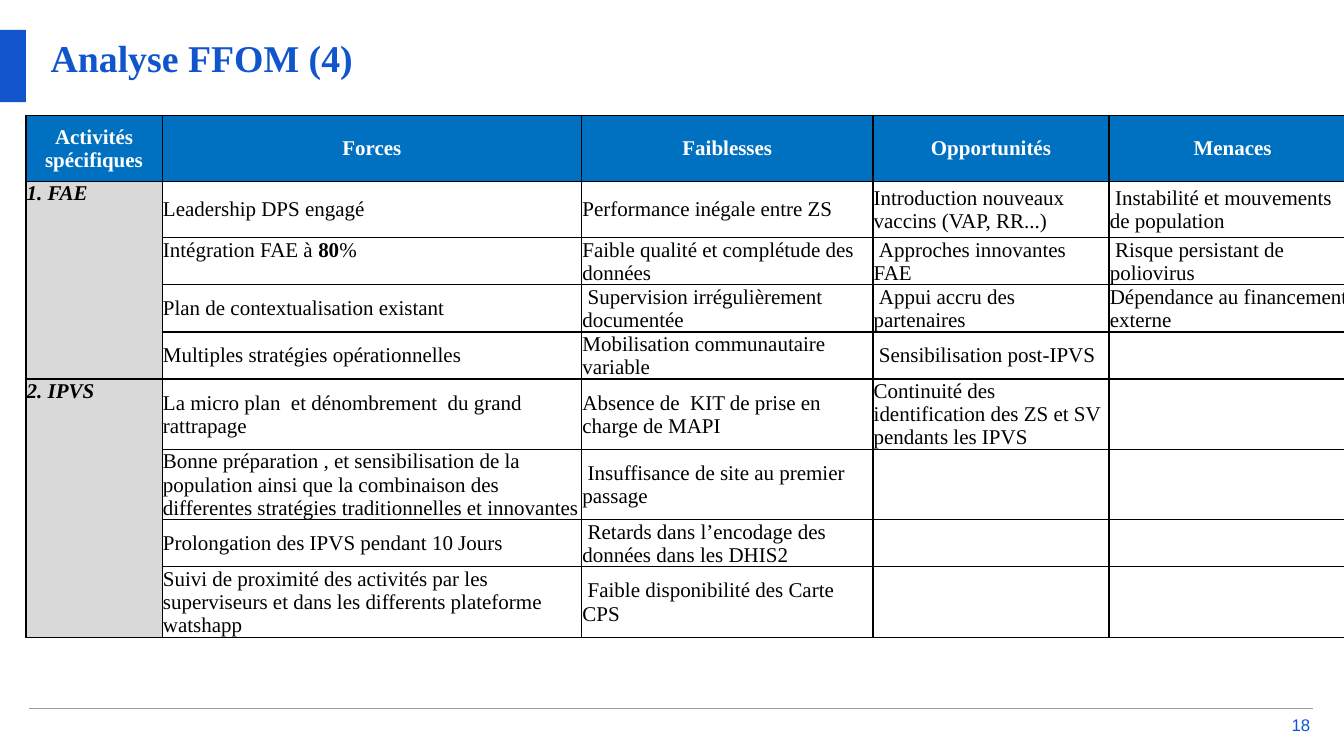
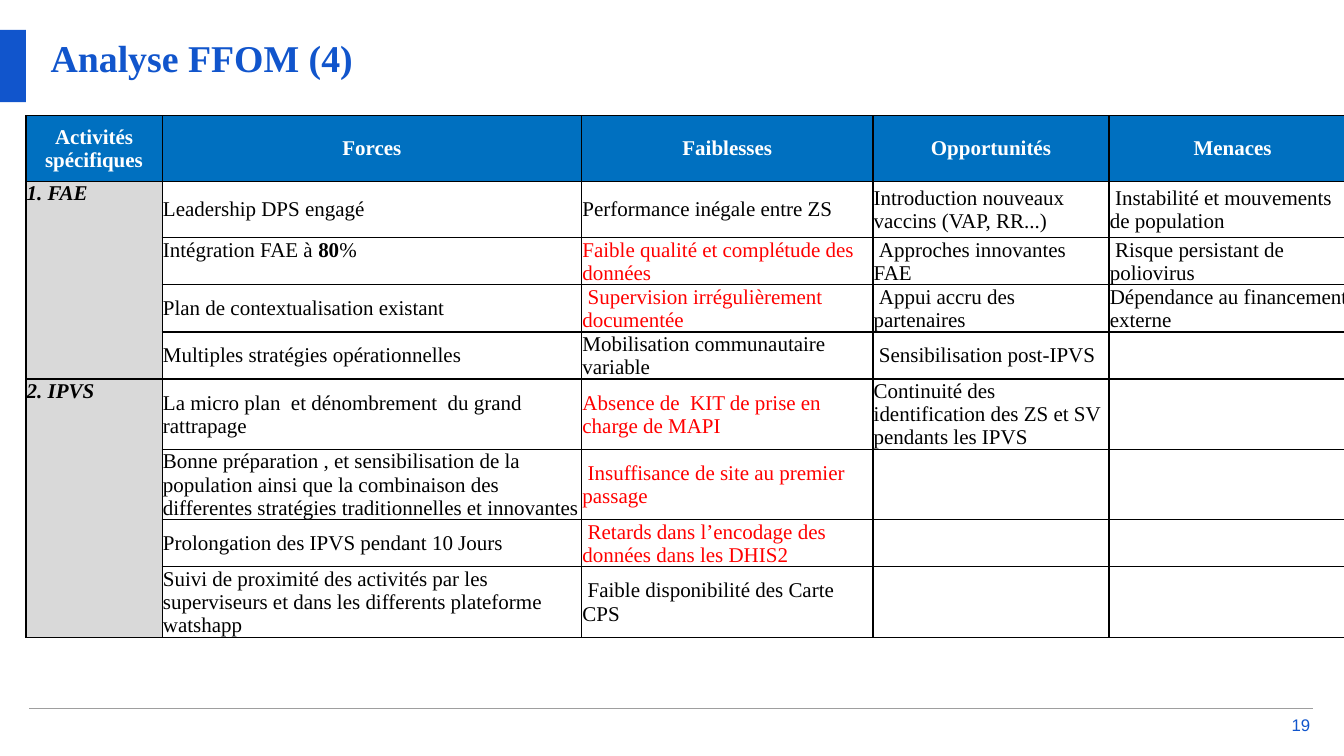
Before and after one commit to WHO-IST-CA/revue_annuelle, a slide deck: slide 19 of docs/epi/presentations/j2/MCP_Provinces_TSHOPO_revue annuelle 2025 ok_PEV_VF. 11 12 2025.pptx (slide 18 before the commit). Drawn at 1344x756 pixels with LibreOffice and Linux fonts; fonts in the diff are those of the drawing. Boxes give left, top, right and bottom in pixels: in the first picture for what was removed or moved away, otherwise in the second. Text is boxed around its words. In the diff, an @@ line names an element or a change of style, - is before the commit and + after.

```diff
--- a/docs/epi/presentations/j2/MCP_Provinces_TSHOPO_revue annuelle 2025 ok_PEV_VF. 11 12 2025.pptx
+++ b/docs/epi/presentations/j2/MCP_Provinces_TSHOPO_revue annuelle 2025 ok_PEV_VF. 11 12 2025.pptx
@@ table at <box>26,116,1344,671</box> @@
@@ text colour #000000 to #FF0000 in "Faible qualité et complétude des données", "Supervision irrégulièrement documentée", "Absence de KIT de prise en charge ...", "Insuffisance de site au premier passage" and 1 more places @@
@@ page number at <box>1292,719,1311,731</box>: text changed @@
-18
+19
```
Also in this commit, not shown: 7 other slides changed, 1 slide added, 49 other files.
